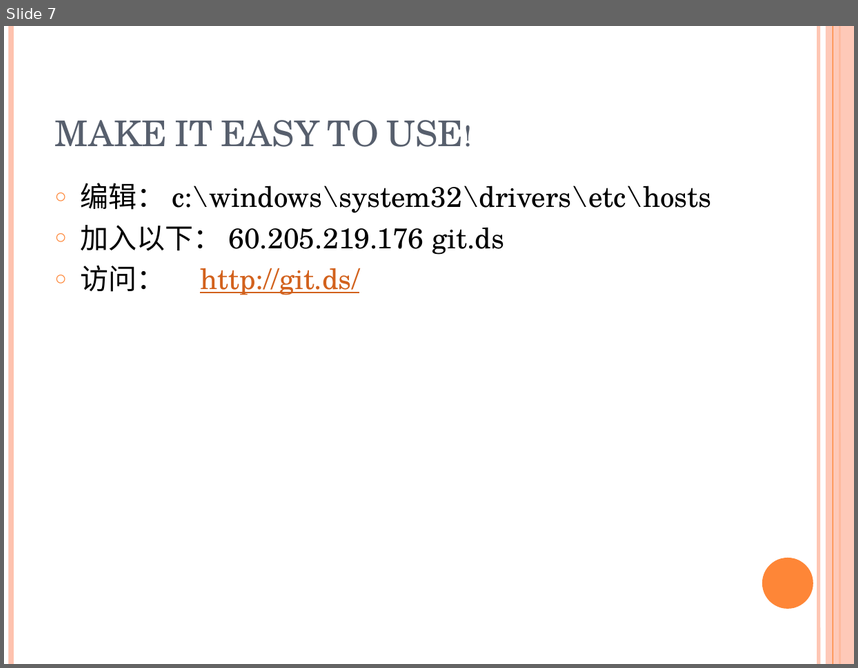
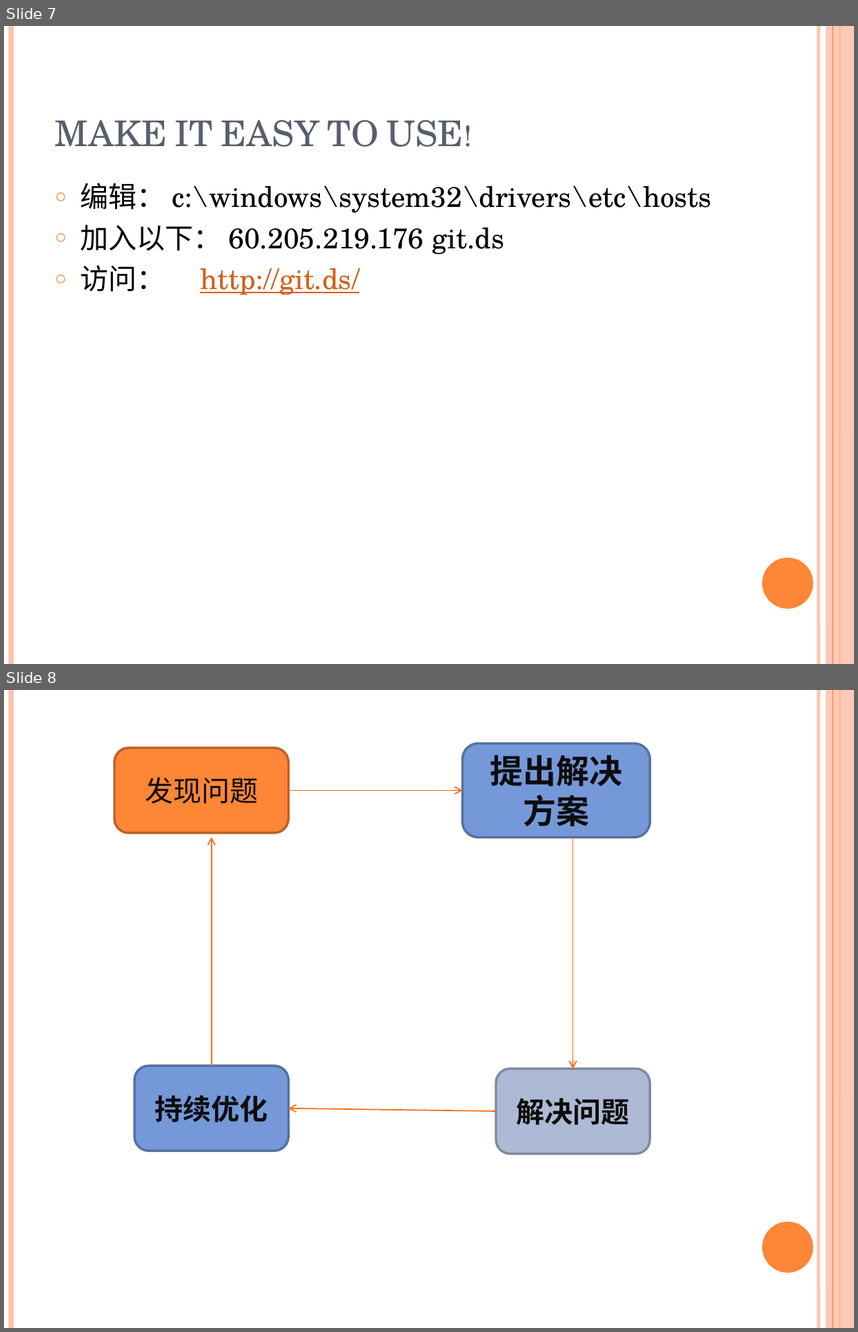
Before and after one commit to marvin-min/weekly_share, a slide deck: docs/2018-06-08-codereview.pptx. Shown one above the other, each under a label of ours: slide 7 before the commit, slides 7 and 8 after it. The pictures are 858x668 and 858x1332 pixels, drawn with LibreOffice and Linux fonts; fonts in the diff are those of the drawing. Boxes give left, top, right and bottom in pixels: in the first picture for what was removed or moved away, otherwise in the second. Text is boxed around its words. In the diff, an @@ line names an element or a change of style, - is before the commit and + after.

Commit message:
update ppt

```diff
--- a/docs/2018-06-08-codereview.pptx
+++ b/docs/2018-06-08-codereview.pptx
@@ slide 8 added at (x1=4, y1=690, x2=854, y2=1328), background #FFFFFF; not listed: 6 template elements that a slide beside it also shows @@
@@ rounded rectangle added at (x1=114, y1=748, x2=289, y2=833), fill #FE8637, outline #BC6329 2 pt, 24 pt, text #0D0D0D @@
+发现问题
@@ rounded rectangle added at (x1=462, y1=744, x2=649, y2=837), fill #7598D9, outline #5770A1 2 pt, 28 pt, text #0D0D0D, bold @@
+提出解决方案
@@ arrow added from (289, 790) to (462, 790), #FF6B0A 1 pt @@
@@ arrow added from (212, 1066) to (212, 837), #FF6B0A 1 pt @@
@@ arrow added from (573, 837) to (573, 1068), #FF6B0A 1 pt @@
@@ rounded rectangle added at (x1=135, y1=1066, x2=289, y2=1151), fill #7598D9, outline #5770A1 2 pt, 24 pt, text #0D0D0D, bold @@
+持续优化
@@ rounded rectangle added at (x1=496, y1=1068, x2=650, y2=1153), fill #AEBAD5, outline #818A9E 2 pt, 24 pt, text #0D0D0D, bold @@
+解决问题
@@ arrow added from (496, 1111) to (289, 1108), #FF6B0A 1 pt @@
```
